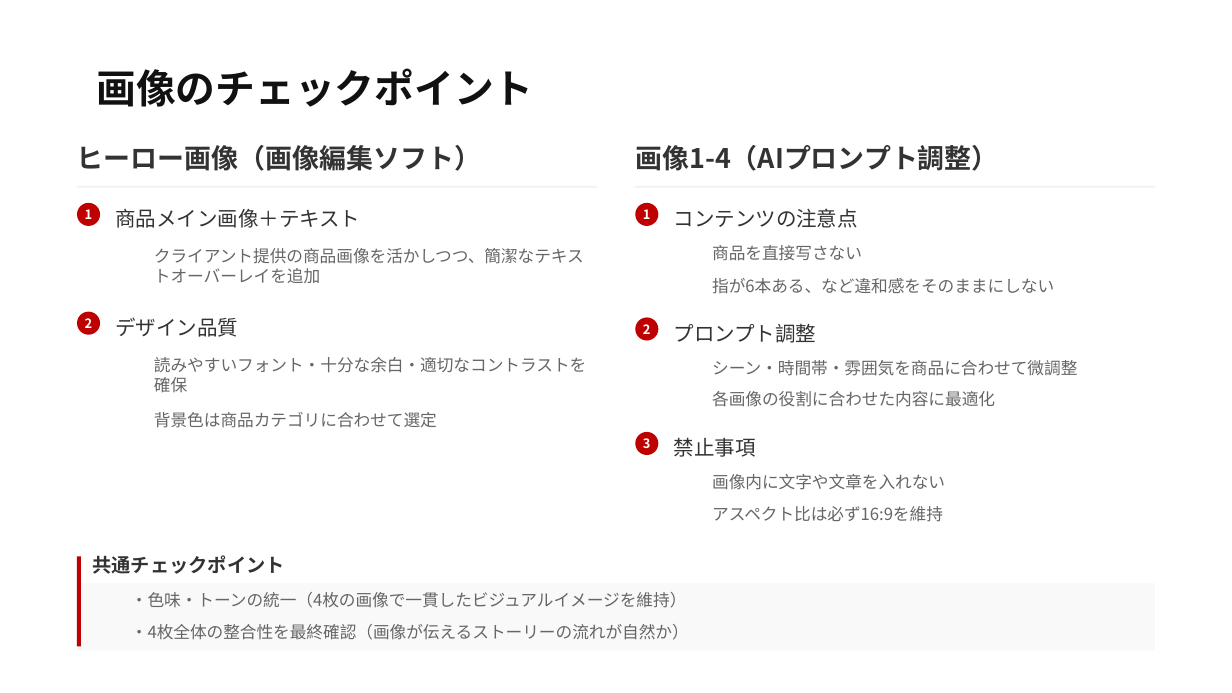
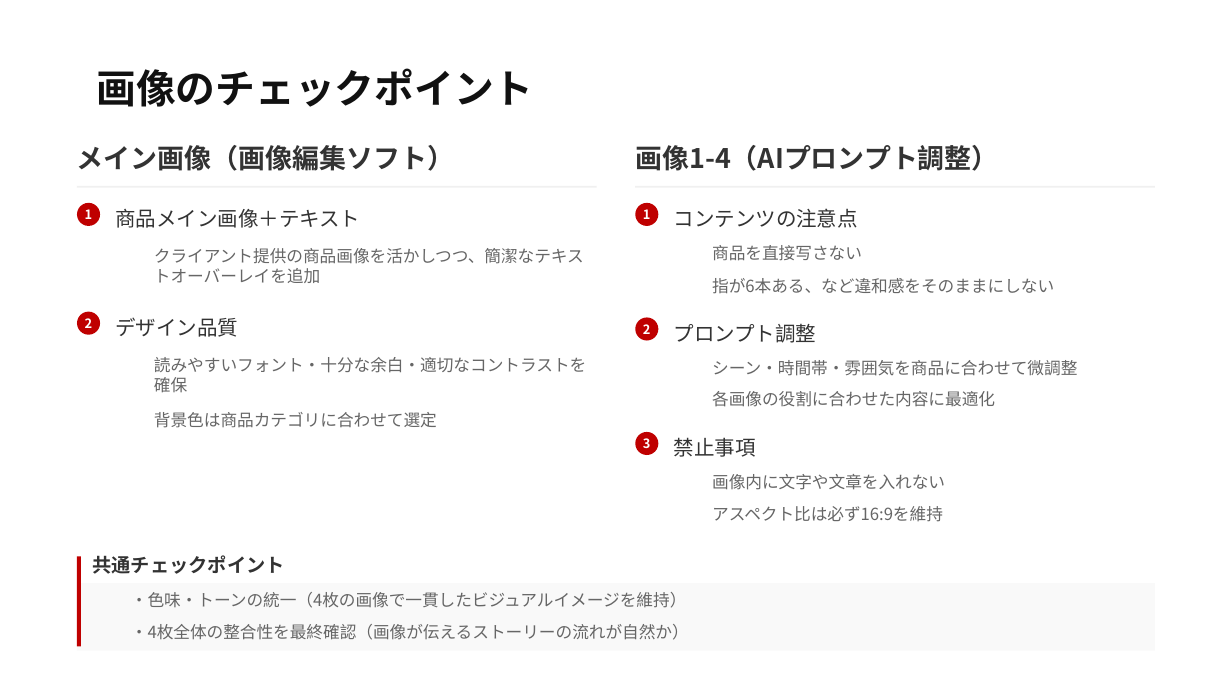
Before and after one commit to yuichao0404/LP, a slide deck: slide 5 of workshops/20251025/20251025_LP作成ワーカー作業マニュアル.pptx. Drawn at 1232x693 pixels with LibreOffice and Linux fonts; fonts in the diff are those of the drawing. Boxes give left, top, right and bottom in pixels: in the first picture for what was removed or moved away, otherwise in the second. Text is boxed around its words. In the diff, an @@ line names an element or a change of style, - is before the commit and + after.

```diff
--- a/workshops/20251025/20251025_LP作成ワーカー作業マニュアル.pptx
+++ b/workshops/20251025/20251025_LP作成ワーカー作業マニュアル.pptx
@@ text at box(77, 145, 454, 171): text changed @@
-ヒーロー画像（画像編集ソフト）
+メイン画像（画像編集ソフト）
```
Also in this commit, not shown: 16 other files.
